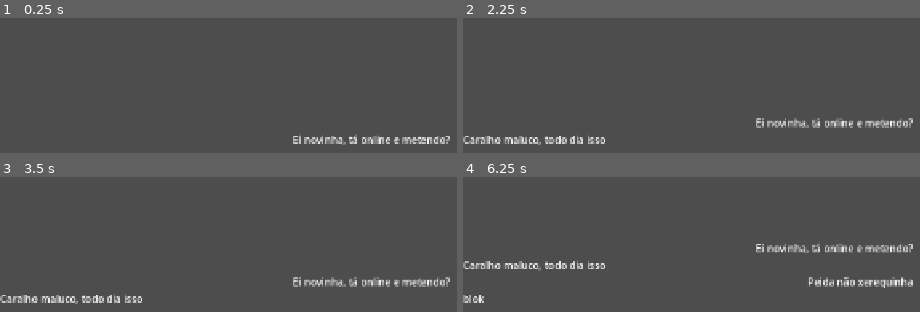
Above: before the commit, frames 1-4 (two rows, left to right).
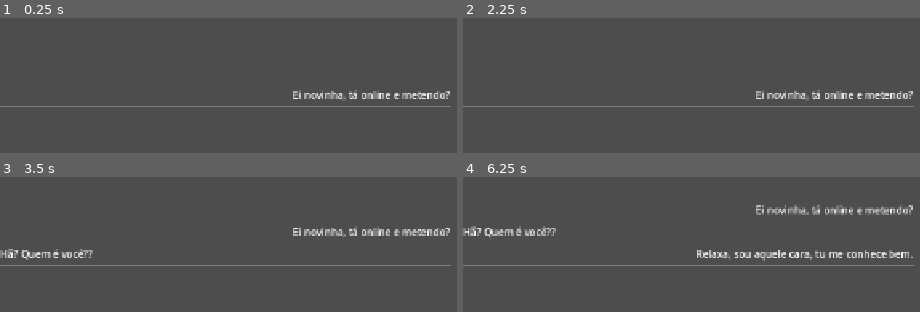
Above: after the commit, the same moments.

Repository: AndreyFernandes-NP/ValoJam
Game: Godot game, scene res://scenes/chat/ChatWindow.tscn
Same seed, same stepped clock (60 frames per second), same inputs: the game is played once before the commit and once after it. The project has no main scene, so this scene is started directly.
Inputs:
- Up to frame 1 (0.25 s): no input
- Up to frame 2 (2.25 s): tap Enter at 0.5, 2 s; tap Space at 1.25 s
- Up to frame 3 (3.5 s): no input
- Up to frame 4 (6.25 s): tap Space at 3.5, 5.75 s; tap Enter at 5 s

The runs differ from the first frame. In frame 1, 3.2% of the frame differs, in the area x 0-99%, y 53-95%; in frame 2, 4.4%; in frame 3, 5.3%; in frame 4, 7.4%, in the area x 0-99%, y 20-94%.

Commit message:
choices option + better code

Diff:
--- a/data/dialogues/dl_test.json
+++ b/data/dialogues/dl_test.json
@@ -10,28 +10,82 @@
 		{
 			"id": "response1",
 			"speaker": "novinha",
-			"text": "Caralho maluco, todo dia isso",
+			"text": "Hã? Quem é você??",
 			"next": "response2"
 		},
 		{
 			"id": "response2",
 			"speaker": "user",
-			"text": "Peida não xerequinha",
+			"text": "Relaxa, sou aquele cara, tu me conhece bem.",
 			"next": "response3"
 		},
 		{
 			"id": "response3",
 			"speaker": "novinha",
-			"text": "blok",
+			"text": "Quem???",
 			"next": "response4"
 		},
 		{
 			"id": "response4",
+			"speaker": "user",
+			"text": "Tu sabe quem, se faz de maluca não",
+			"next": "response5"
+		},
+		{
+			"id": "response5",
+			"speaker": "novinha",
+			"text": "???\nNão faço ideia",
+			"next": "response6"
+		},
+		{
+			"id": "response6",
+			"speaker": "user",
+			"text": "É sério, como cê não se lembra de mim?",
+			"next": "response7"
+		},
+		{
+			"id": "response7",
+			"speaker": "novinha",
+			"text": "Vo te dar blok",
+			"next": "response8"
+		},
+		{
+			"id": "response8",
+			"speaker": "user",
+			"text": "Tá bom parei, calma aí",
+			"next": "response9"
+		},
+		{
+			"id": "response9",
+			"speaker": "novinha",
+			"text": "Então diz quem logo",
+			"next": "choice1"
+		},
+		{
+			"id": "choice1",
 			"type": "choice",
 			"choices": [
-				{"text": "Hã? Quem é você e como conseguiu meu número?", "next": "followup2"},
-				{"text": "Quê? Como assim??", "next": "followup2"}
+				{"text": "Sou o antedeguemon", "next": "response10"},
+				{"text": "Quem", "next": "response10-1"}
 			]
+		},
+		{
+			"id": "response10",
+			"speaker": "user",
+			"text": "Sou o antedeguemon, não lembra?",
+			"next": "response11"
+		},
+		{
+			"id": "response10-1",
+			"speaker": "user",
+			"text": "Quem",
+			"next": "response11"
+		},
+		{
+			"id": "response11",
+			"speaker": "system",
+			"text": "[color=gray]- Você foi bloqueado pelo usuário(a), não é mais possível enviar/receber mensagens.[/color]",
+			"next": "END"
 		}
 	]
 }
--- a/scenes/chat/ChatWindow.gd
+++ b/scenes/chat/ChatWindow.gd
@@ -1,37 +1,82 @@
 extends Control
+@onready var DM := DialogueManager
+
+var _pending_node: Dictionary = {}
+var _waiting_choice: bool = false # Temporário
 
 func _ready() -> void:
+	$VBoxContainer/ScrollContainer/MessagesBox.add_theme_constant_override("separation", 12)
+	$VBoxContainer/ScrollContainer.get_v_scroll_bar().changed.connect(_scroll_to_bottom)
+	$VBoxContainer/ChoicesContainer.add_theme_constant_override("separation", 8)
+
 	DialogueManager.node_ready.connect(_on_node_ready)
 	DialogueManager.dialogue_ended.connect(_on_dialogue_ended)
 	DialogueManager.load_dialogue("dl_test")
 	DialogueManager.start()
-	await get_tree().create_timer(2.0).timeout
-	DialogueManager.advance_to("response1")
-	await get_tree().create_timer(2.0).timeout
-	DialogueManager.advance_to("response2")
-	await get_tree().create_timer(2.0).timeout
-	DialogueManager.advance_to("response3")
+	for i in DialogueManager._nodes_by_id.size()-2:
+		while _waiting_choice:
+			await get_tree().process_frame
+		await get_tree().create_timer(2.5).timeout
+		DialogueManager.advance_to(_pending_node.get("next", "END"))
 
 func _on_node_ready(node: Dictionary) -> void:
+	if DialogueManager.is_choice(node):
+		_pending_node = node
+		_show_choices(node.get("choices", []))
+	else:
+		_pending_node = node
+		_show_message(node.get("speaker", "user"), node.get("text", ""))
+
+func _scroll_to_bottom() -> void:
+	var scroll = $VBoxContainer/ScrollContainer
+	scroll.scroll_vertical = scroll.get_v_scroll_bar().max_value
+
+func _show_message(speaker: String, text: String) -> void:
+	var is_user = speaker == "user"
+
+	var row = HBoxContainer.new()
+	row.size_flags_horizontal = Control.SIZE_FILL
+
+	var spacer = Control.new()
+	spacer.size_flags_horizontal = Control.SIZE_EXPAND_FILL
+
 	var label = RichTextLabel.new()
 	label.bbcode_enabled = true
 	label.fit_content = true
 	label.autowrap_mode = TextServer.AUTOWRAP_WORD
-	label.horizontal_alignment = _resolve_direction(node)
-
-	var text = node.get("text", "")
+	label.text_direction = Control.TEXT_DIRECTION_LTR
+	label.custom_minimum_size.x = 100
+	label.size_flags_horizontal = Control.SIZE_EXPAND_FILL
 	label.text = "%s" % text
 
-	$VBoxContainer/ScrollContainer/MessageBox.add_child(label)
+	if is_user:
+		label.horizontal_alignment = HORIZONTAL_ALIGNMENT_RIGHT
+		row.add_child(spacer)
+		row.add_child(label)
+	else:
+		label.horizontal_alignment = HORIZONTAL_ALIGNMENT_LEFT
+		row.add_child(label)
+		row.add_child(spacer)
 
-	await get_tree().process_frame
-	$VBoxContainer/ScrollContainer.scroll_vertical = INF
+	$VBoxContainer/ScrollContainer/MessagesBox.add_child(row)
 
-func _resolve_direction(node: Dictionary) -> HorizontalAlignment:
-	if node.get("speaker", "user") == "user":
-		return HORIZONTAL_ALIGNMENT_RIGHT
+func _show_choices(choices: Array) -> void:
+	_waiting_choice = true
+	for i in choices.size():
+		var btn = Button.new()
+		btn.text = choices[i]["text"]
 
-	return HORIZONTAL_ALIGNMENT_LEFT
+		var current_node = _pending_node
+		btn.pressed.connect(func():
+			_clear_choices()
+			DialogueManager.pick_choice(current_node, i))
+		$VBoxContainer/ChoicesContainer.add_child(btn)
+
+func _clear_choices() -> void:
+	_waiting_choice = false
+	for child in $VBoxContainer/ChoicesContainer.get_children():
+		if child is Button:
+			child.queue_free()
 
 func _on_dialogue_ended() -> void:
-	pass
+	_pending_node = {}
--- a/scenes/chat/ChatWindow.tscn
+++ b/scenes/chat/ChatWindow.tscn
@@ -24,8 +24,16 @@
 layout_mode = 2
 size_flags_vertical = 3
 
-[node name="MessageBox" type="VBoxContainer" parent="VBoxContainer/ScrollContainer" unique_id=970938283]
+[node name="MessagesBox" type="VBoxContainer" parent="VBoxContainer/ScrollContainer" unique_id=970938283]
 layout_mode = 2
 size_flags_horizontal = 3
 size_flags_vertical = 3
 alignment = 2
+
+[node name="HSeparator" type="HSeparator" parent="VBoxContainer" unique_id=1355614869]
+layout_mode = 2
+
+[node name="ChoicesContainer" type="VBoxContainer" parent="VBoxContainer" unique_id=1618497212]
+custom_minimum_size = Vector2(0, 60)
+layout_mode = 2
+size_flags_vertical = 8
--- a/scripts/autoloads/DialogueManager.gd
+++ b/scripts/autoloads/DialogueManager.gd
@@ -65,9 +65,9 @@
 
 	return languages
 
-## get_available_languages() seria usado tipo assim:
-## var langs = DialogueLoader.get_available_languages()
-## pra então o dropdown das línguas aparecer
+# get_available_languages() seria usado tipo assim:
+# var langs = DialogueLoader.get_available_languages()
+# pra então o dropdown das línguas aparecer
 
 func _build_index() -> void:
 	_nodes_by_id.clear()
@@ -105,3 +105,15 @@
 
 func is_choice(node: Dictionary) -> bool:
 	return node.get("type", "") == "choice"
+
+func confirm_node(node: Dictionary) -> void:
+	advance_to(node.get("next", "END"))
+
+func pick_choice(node: Dictionary, index: int) -> void:
+	var choices: Array = node.get("choices", "")
+	if index >= choices.size():
+		push_error("DialogueManager: índice de escolha inválido")
+		return
+
+	var choice = choices[index]
+	advance_to(choice.get("next", "END"))
